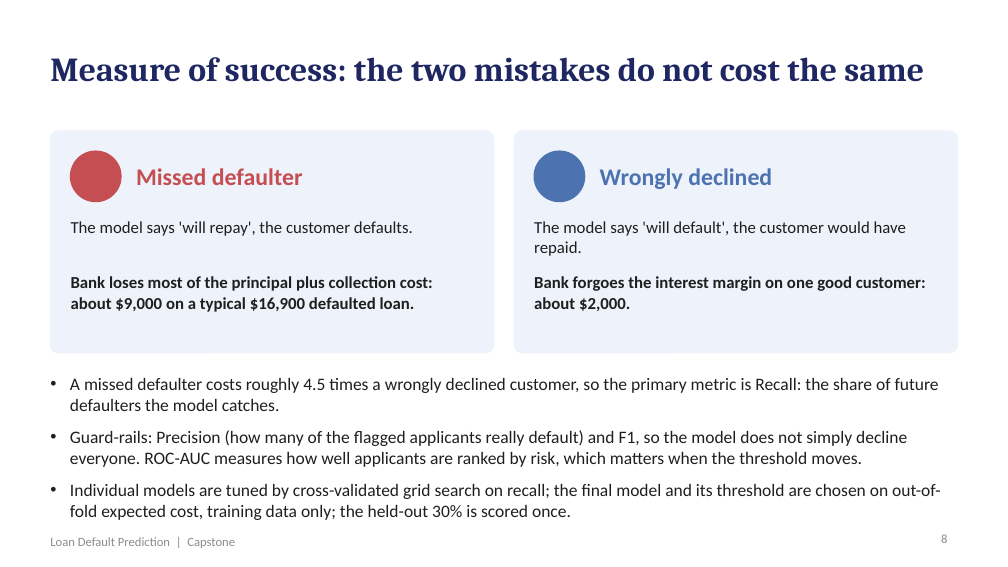
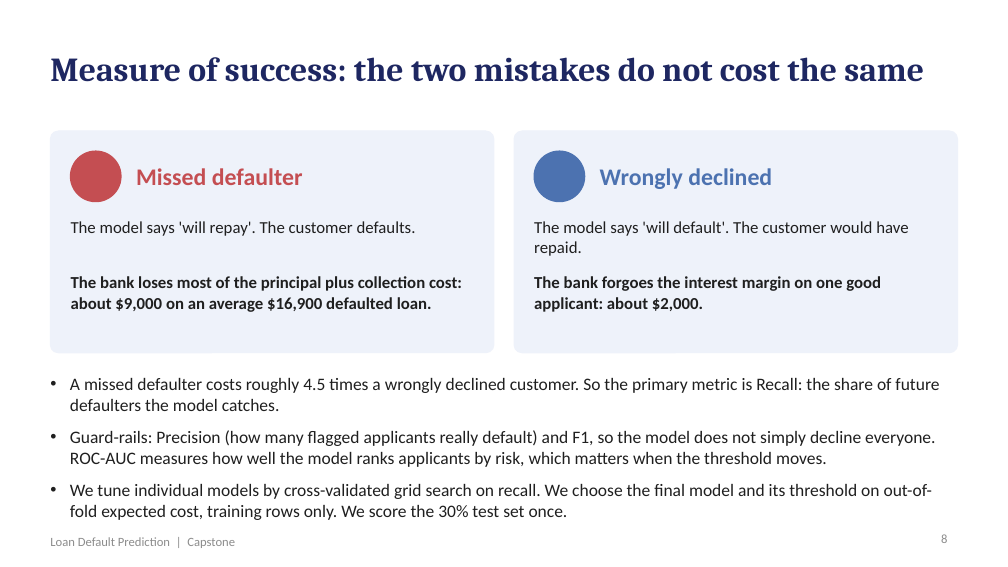
Before and after one commit to shubham1891/Personal-code, a slide deck: slide 8 of presentation/Loan_Default_Prediction_Presentation.pptx. Drawn at 1008x567 pixels with LibreOffice and Linux fonts; fonts in the diff are those of the drawing. Boxes give left, top, right and bottom in pixels: in the first picture for what was removed or moved away, otherwise in the second. Text is boxed around its words. In the diff, an @@ line names an element or a change of style, - is before the commit and + after.

```diff
--- a/presentation/Loan_Default_Prediction_Presentation.pptx
+++ b/presentation/Loan_Default_Prediction_Presentation.pptx
@@ text at [71,221,416,236]: text changed @@
-The model says 'will repay', the customer defaults.
+The model says 'will repay'. The customer defaults.
@@ text at [534,221,908,256]: text changed @@
-The model says 'will default', the customer would have repaid.
+The model says 'will default'. The customer would have repaid.
@@ text at [71,276,462,312]: text changed @@
-Bank loses most of the principal plus collection cost: about $9,000 on a typical $16,900 defaulted loan.
+The bank loses most of the principal plus collection cost: about $9,000 on an average $16,900 defaulted loan.
@@ text at [534,276,881,312]: text changed @@
-Bank forgoes the interest margin on one good customer: about $2,000.
+The bank forgoes the interest margin on one good applicant: about $2,000.
@@ text at [70,378,939,520]: text changed @@
-• A missed defaulter costs roughly 4.5 times a wrongly declined customer, so the primary metric is Recall: the share of future defaulters the model catches.
-• Guard-rails: Precision (how many of the flagged applicants really default) and F1, so the model does not simply decline everyone. ROC-AUC measures how well applicants are ranked by risk, which matters when the threshold moves.
-• Individual models are tuned by cross-validated grid search on recall; the final model and its threshold are chosen on out-of-fold expected cost, training data only; the held-out 30% is scored once.
+• A missed defaulter costs roughly 4.5 times a wrongly declined customer. So the primary metric is Recall: the share of future defaulters the model catches.
+• Guard-rails: Precision (how many flagged applicants really default) and F1, so the model does not simply decline everyone. ROC-AUC measures how well the model ranks applicants by risk, which matters when the threshold moves.
+• We tune individual models by cross-validated grid search on recall. We choose the final model and its threshold on out-of-fold expected cost, training rows only. We score the 30% test set once.
```
Also in this commit, not shown: 18 other slides changed, 5 other files.
